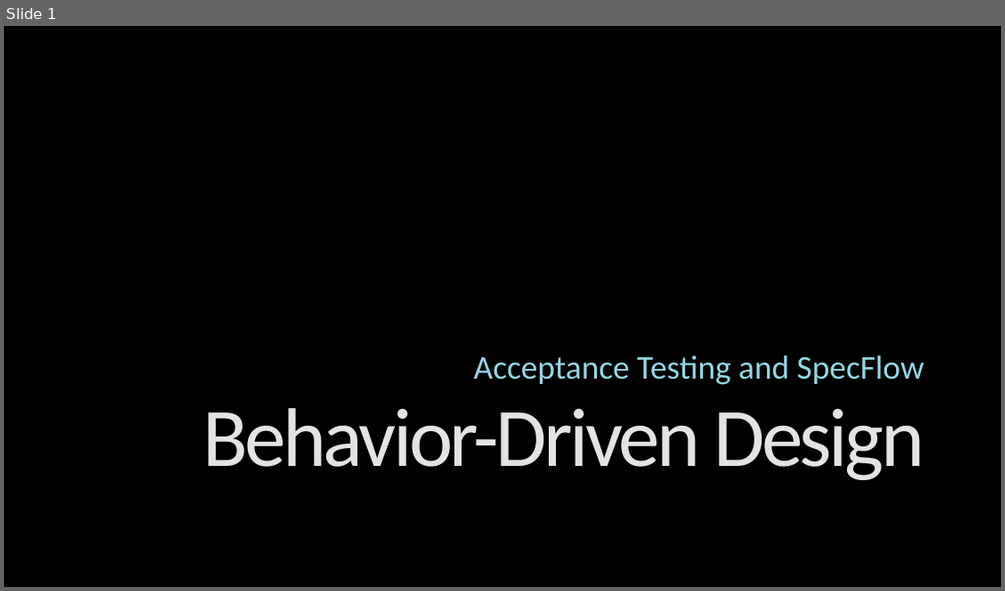
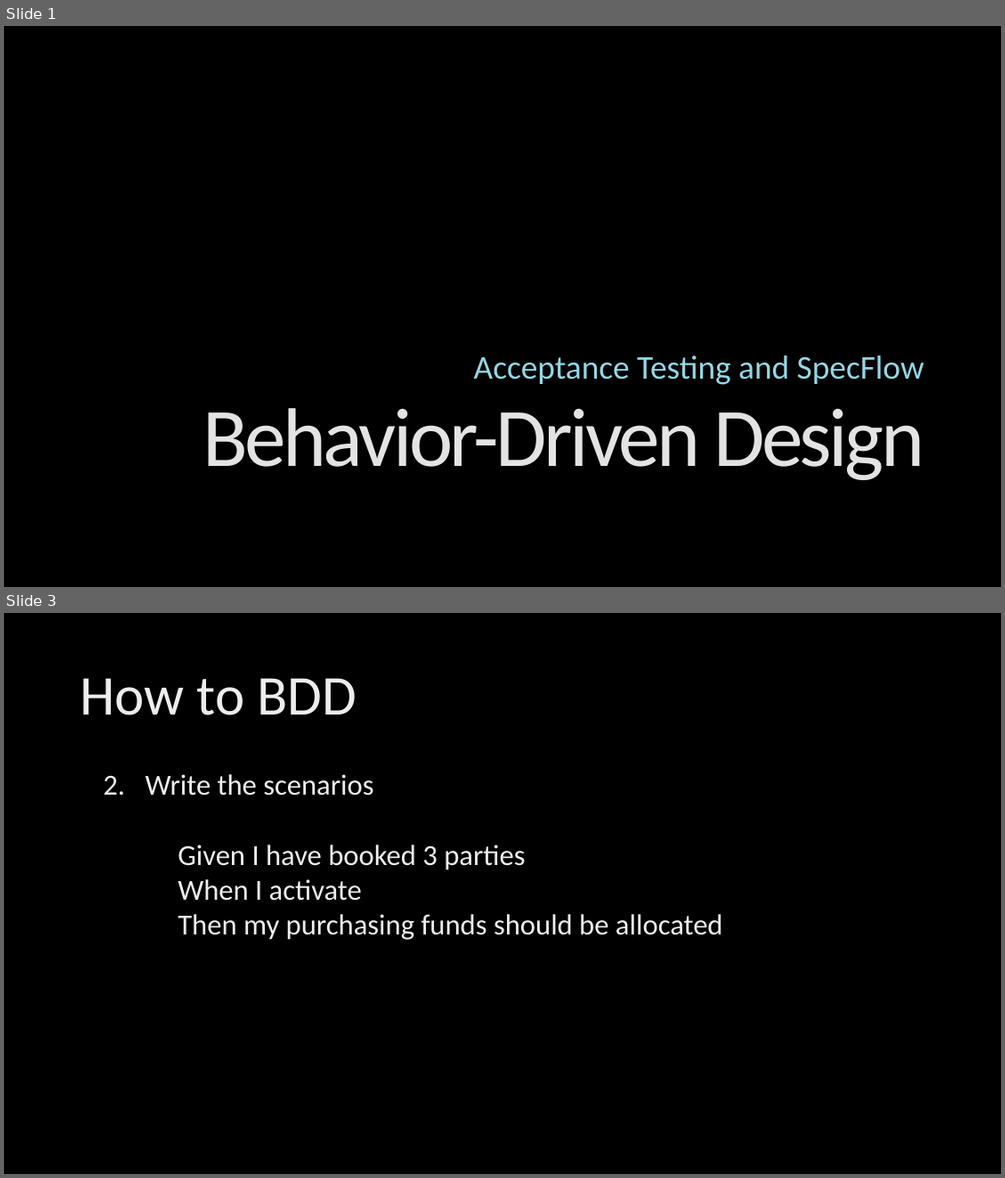
Before and after one commit to ingramam/BDD-lunch-and-learn, a slide deck: BDD.pptx. Shown one above the other, each under a label of ours: slide 1 before the commit, slides 1 and 3 after it; the slides between them are not shown. The pictures are 1005x591 and 1005x1178 pixels, drawn with LibreOffice and Linux fonts; fonts in the diff are those of the drawing; background and template pictures are left out. Boxes give left, top, right and bottom in pixels: in the first picture for what was removed or moved away, otherwise in the second. Text is boxed around its words. In the diff, an @@ line names an element or a change of style, - is before the commit and + after.

```diff
--- a/BDD.pptx
+++ b/BDD.pptx
@@ slide 3 added at bbox=[4, 613, 1001, 1174], background picture (left out) @@
@@ title added at bbox=[80, 678, 357, 715], 54 pt, text gradient #BFBFBF to #EDEDED to #FFFFFF @@
+How to BDD
@@ text added at bbox=[146, 774, 723, 940], 28 pt, text gradient #BFBFBF to #EDEDED to #FFFFFF @@
+2. Write the scenarios
+Given I have booked 3 parties
+When I activate
+Then my purchasing funds should be allocated
```
Also in this commit, not shown: 3 other slides added, 1 slide removed.
